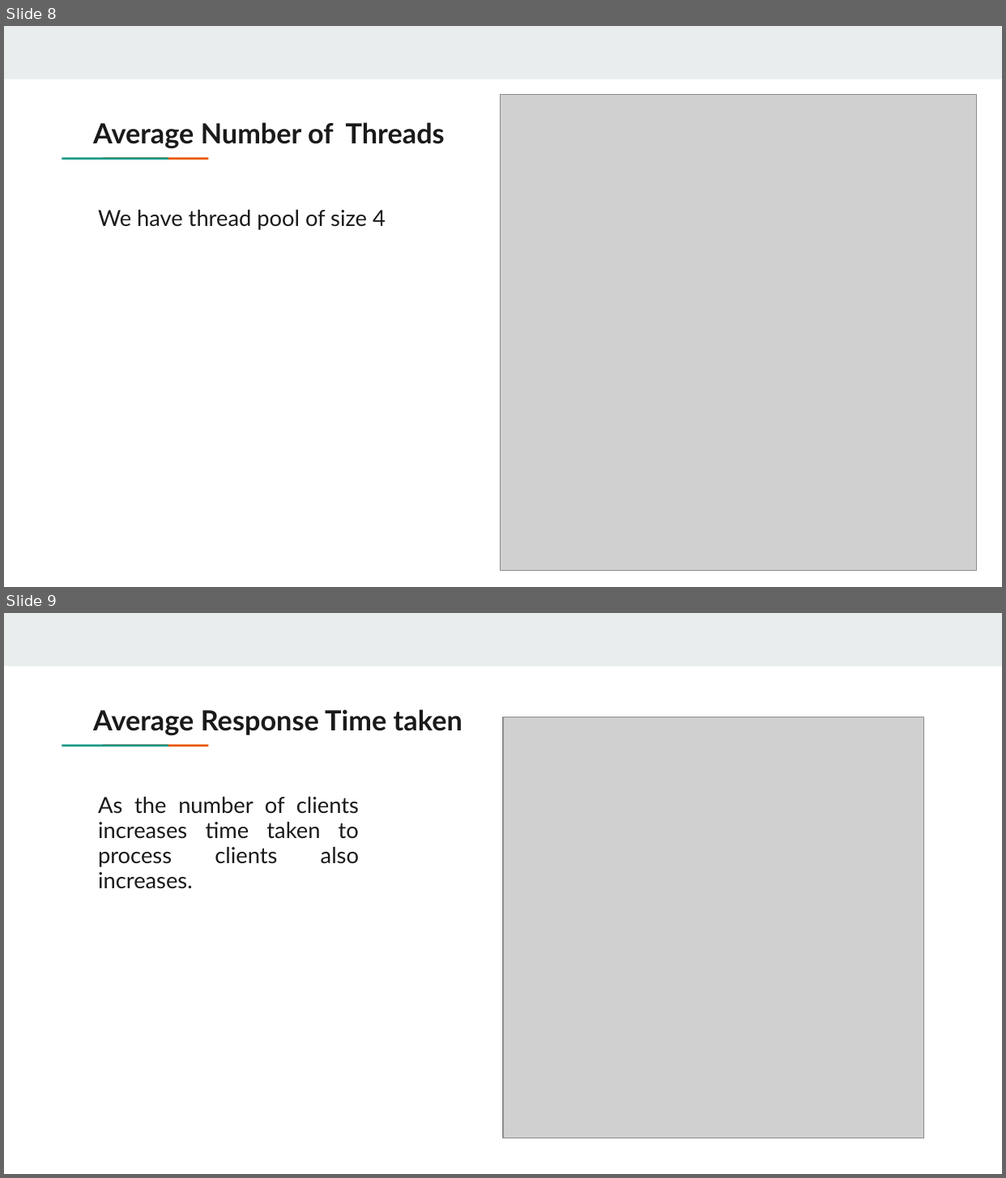
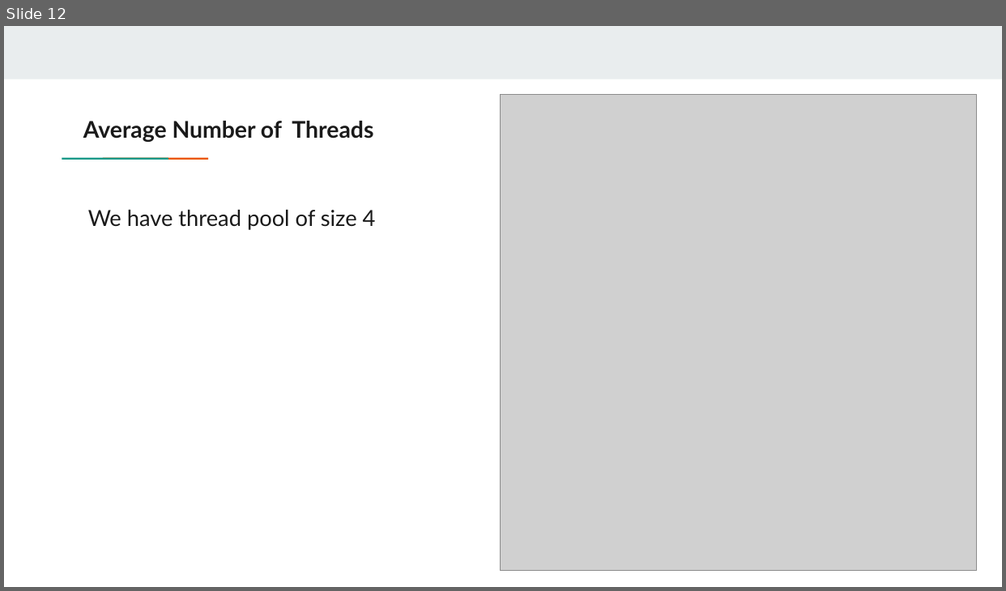
Before and after one commit to irshadkhan2019/grading-server, a slide deck: presentation/Decs ppt.pptx. Shown one above the other, each under a label of ours: slides 8 and 9 before the commit, slide 12 after it. The pictures are 1006x1178 and 1006x591 pixels, drawn with LibreOffice and Linux fonts; fonts in the diff are those of the drawing; grey boxes stand for pictures. Boxes give left, top, right and bottom in pixels: in the first picture for what was removed or moved away, otherwise in the second. Text is boxed around its words. In the diff, an @@ line names an element or a change of style, - is before the commit and + after.

```diff
--- a/presentation/Decs ppt.pptx
+++ b/presentation/Decs ppt.pptx
@@ slide 9 removed at [4, 613, 1002, 1174], background #FFFFFF; not listed: 3 template elements that a slide beside it also shows @@
@@ subtitle removed at [93, 709, 462, 735] @@
-Average Response Time taken
@@ picture removed at [503, 717, 924, 1138] @@
@@ subtitle removed at [98, 797, 359, 889] @@
-As the number of clients increases time taken to process clients also increases.
@@ what was slide 8 is now slide 12 @@
@@ slide 12 changed as well @@
@@ subtitle "Average Number of Threads" at [83, 121, 373, 142]: size 20 to 16.6 pt @@
@@ rectangle: place and size @@
-rectangle at [95, 156, 136, 160]
+rectangle at [62, 157, 168, 159]
@@ rectangle: place and size @@
-rectangle at [134, 156, 176, 160]
+rectangle at [103, 158, 209, 160]
@@ subtitle "We have thread pool of ...": place and size @@
-subtitle "We have thread pool of ..." at [98, 210, 386, 230]
+subtitle "We have thread pool of ..." at [88, 210, 376, 230]
```
Also in this commit, not shown: 7 other slides changed, 4 slides added, 2 other files.
